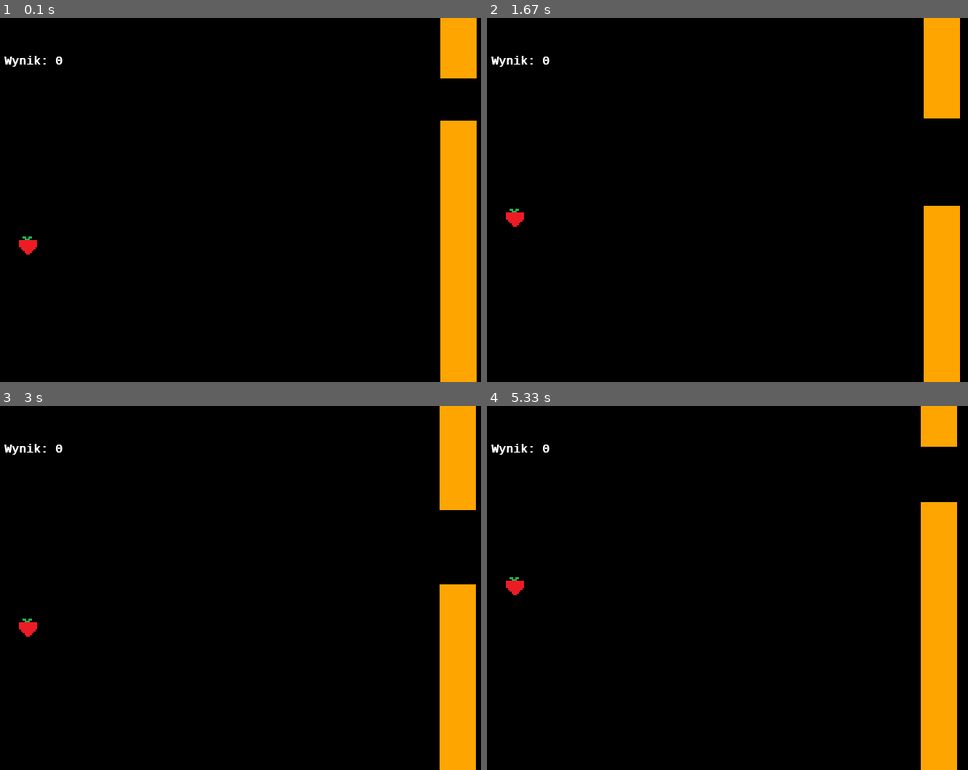
Above: before the commit, frames 1-4 (two rows, left to right).
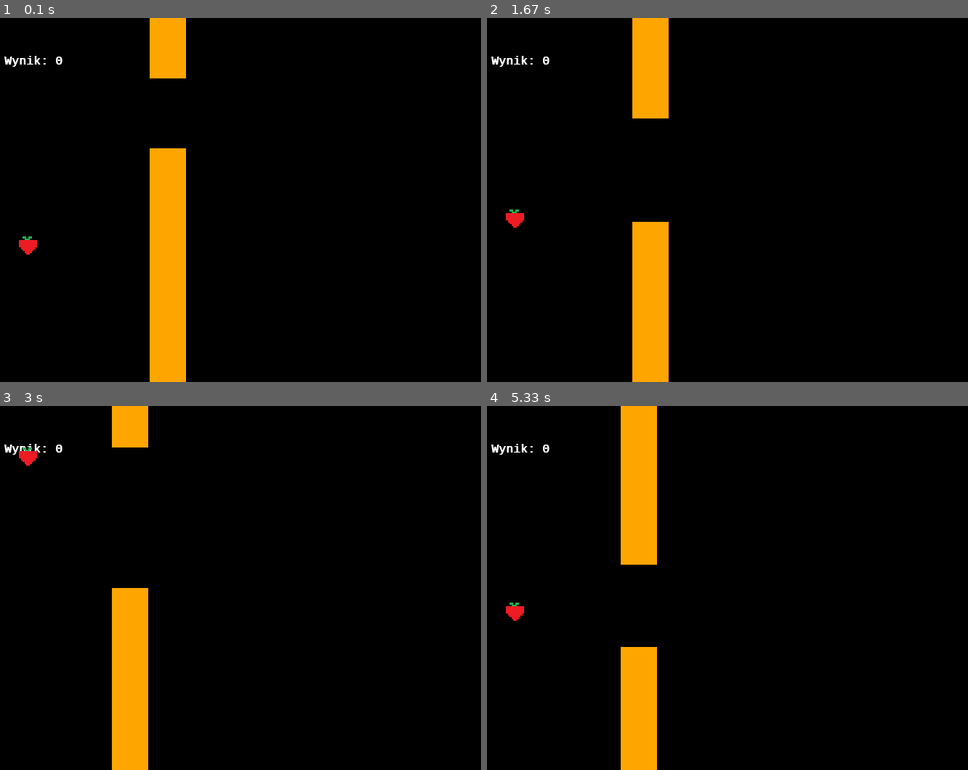
Above: after the commit, the same moments.

Repository: jedrus113/pygame
Game: pygame game, started from main.py
Same seed, same stepped clock (60 frames per second), same inputs: the game is played once before the commit and once after it.
Inputs:
- Up to frame 1 (0.1 s): no input
- Up to frame 2 (1.67 s): tap Space at 0.33, 0.73, 1.03, 1.23, 1.57 s
- Up to frame 3 (3 s): tap Space at 1.87, 2.07, 2.37, 2.63, 2.97 s
- Up to frame 4 (5.33 s): tap Space at 3.27, 3.4, 3.8, 4.1, 4.47, 4.87, 5.17 s

The runs differ from the first frame. In frame 1, 13% of the frame differs, in the area x 31-100%, y 0-100%; in frame 2, 11%; in frame 3, 11%; in frame 4, 13%.

Commit message:
make config file Class oriented

Diff:
--- a/config.py
+++ b/config.py
@@ -1,15 +1,32 @@
 from pygame import Color
 
-game_title = "Flying strawberry"
-screen_size = (800, 500)
-lock_fps = 60
-background = Color("black")
-pipes_color = Color("Orange")
-font_color = Color("White")
+from graphic.graphic_engine import GraphicEngine
+from logic.logic import GameLogic
 
-gravity_vector = (0, 0.17)
-jump_vector = (0, -8)
-init_pos = (70, 300)
-player_size = (25,25)
-speed = 1
-score = 0
+
+class Window:
+    title = "Flying strawberry"
+    size = (800, 500)
+    lock_fps = 60.0
+
+class World:
+    background = Color("black")
+    gravity_vector = (0, 10.0/Window.lock_fps)  # how hast items (player) accelerating with direction
+    jump_vector = (0, -8)   # its one time boost, no need for div by frames lock
+    score = 0   # init score
+    objects = []    # object in world to take care of each render cycle
+    pause = True    # game start paused
+
+class Pipes:
+    color = Color("Orange") # init colour
+    speed = 1   # init speed, pipes do not accelerate
+
+class Player:
+    init_pos = (70, 300)    # init player pos
+    size = (25,25)   # player model size
+
+class Font:
+    color = Color("White")
+
+logic = GameLogic()
+graphic = GraphicEngine()
--- a/graphic/graphic_engine.py
+++ b/graphic/graphic_engine.py
@@ -1,5 +1,4 @@
 import pygame
-from pygame.locals import Color
 
 import config
 
@@ -11,27 +10,27 @@
 
     def on_init(self):
         pygame.init()
-        config.surface = pygame.display.set_mode(config.screen_size, *self.display_options)
-        pygame.display.set_caption(config.game_title)
+        self.surface = pygame.display.set_mode(config.Window.size, *self.display_options)
+        pygame.display.set_caption(config.Window.title)
         self._running = True
 
     def on_event(self, event):
         if event.type == pygame.QUIT:
             self._running = False
         elif event.type == pygame.KEYDOWN:
-            config.keys.append(event.key)
+            config.logic.keyDown(event.key)
         elif event.type == pygame.VIDEORESIZE:
-            config.screen_size = event.size
-            config.surface = pygame.display.set_mode(config.screen_size, *self.display_options)
+            config.Window.size = event.size
+            self.surface = pygame.display.set_mode(config.Window.size, *self.display_options)
             pygame.display.flip()
 
     def on_render(self):
-        config.surface.fill(config.background)
+        self.surface.fill(config.World.background)
 
-        for thing in config.objects:
+        for thing in config.World.objects:
             thing.draw()
 
-        self.clock.tick(config.lock_fps)
+        self.clock.tick(config.Window.lock_fps)
         pygame.display.flip()
 
     def on_cleanup(self):
@@ -44,7 +43,6 @@
         config.logic.on_init()
 
         while( self._running ):
-            config.keys = []
             for event in pygame.event.get():
                 self.on_event(event)
             config.logic.on_loop()
--- a/graphic/shape.py
+++ b/graphic/shape.py
@@ -31,7 +31,7 @@
         self.width = width
 
     def draw(self):
-        pygame.draw.rect(config.surface, self.color, (self.getPosInt()[0], self.getPosInt()[1], self.size[0], self.size[1]), self.width)
+        pygame.draw.rect(config.graphic.surface, self.color, (self.getPosInt()[0], self.getPosInt()[1], self.size[0], self.size[1]), self.width)
 
 class CircleShape(ShapeBase):
     # size / radius = int
@@ -42,7 +42,7 @@
         self.width = width
 
     def draw(self):
-        pygame.draw.circle(config.surface, self.color, self.getPosInt(), self.size, self.width)
+        pygame.draw.circle(config.graphic.surface, self.color, self.getPosInt(), self.size, self.width)
 
 class TextShape(ShapeBase):
     def __init__(self, pos, text):
@@ -52,8 +52,8 @@
         self.text = text
 
     def draw(self):
-        scoretext = self.myfont.render(self.text, 1, config.font_color)
-        config.surface.blit(scoretext, self.getPos())
+        scoretext = self.myfont.render(self.text, 1, config.Font.color)
+        config.graphic.surface.blit(scoretext, self.getPos())
 
 class ImageShape(ShapeBase):
     cashe = {}
@@ -77,7 +77,7 @@
 
 
     def draw(self):
-        config.surface.blit(pygame.transform.scale(self.image_surface, self.size), self.getPosInt())
+        config.graphic.surface.blit(pygame.transform.scale(self.image_surface, self.size), self.getPosInt())
 
     def reset(self):
         self.image_surface = False
--- a/logic/logic.py
+++ b/logic/logic.py
@@ -4,31 +4,39 @@
 
 
 class GameLogic:
+    def __init__(self):
+        self.keys = []
+
     def on_init(self):
-        config.pause = True
-        config.objects = []
-        self.scoreShape = TextShape((50,50), "Wynik: " + str(config.score))
+        config.World.objects = []
+        self.scoreShape = TextShape((50,50), "Wynik: " + str(config.World.score))
         Thing(self.scoreShape)
-        self.strawberry = Thing(ImageShape('graphic/pics/food.bmp', config.init_pos, config.player_size))
-        size = randint(50, 200)
-        height = randint(0, config.screen_size[1] - 200)
+        self.strawberry = Thing(ImageShape('graphic/pics/food.bmp', config.Player.init_pos, config.Player.size))
+
+        # test pipes setup
+        size = randint(90, 200)
+        height = randint(0, config.Window.size[1] - 200)
         self.pipe = Pipe(height, size)
 
+    def keyDown(self, key):
+        self.keys.append(key)
+
     def on_loop(self):
-        if config.pause and pygame.K_SPACE in config.keys:
-            config.pause = False
+        if config.World.pause and pygame.K_SPACE in self.keys:
+            config.World.pause = False
 
-        if not config.pause:
-            if pygame.K_SPACE in config.keys:
-                self.strawberry.addVector(config.jump_vector)
-            self.strawberry.addVector((config.gravity_vector[0], config.gravity_vector[1]))
+        if not config.World.pause:
+            if pygame.K_SPACE in self.keys:
+                self.strawberry.addVector(config.World.jump_vector)
+            self.strawberry.addVector(config.World.gravity_vector)
             self.strawberry.on_loop()
             self.pipe.on_loop()
 
-
-            if self.strawberry.getPos()[1] + config.player_size[1] > config.screen_size[1] or self.strawberry.getPos()[1] < 0 or ((self.strawberry.getPos()[0]+config.player_size[0]-10 > self.pipe.getPos()[0] and self.strawberry.getPos()[0]-40 < self.pipe.getPos()[0]) and (self.strawberry.getPos()[1]+10 < self.pipe.height or self.strawberry.getPos()[1]+config.player_size[1]-10 > self.pipe.height + self.pipe.size)):
-                config.score = 0
+            # end level condition
+            if self.strawberry.getPos()[1] + config.Player.size[1] > config.Window.size[1] or self.strawberry.getPos()[1] < 0 or ((self.strawberry.getPos()[0]+config.Player.size[0]-10 > self.pipe.getPos()[0] and self.strawberry.getPos()[0]-40 < self.pipe.getPos()[0]) and (self.strawberry.getPos()[1]+10 < self.pipe.height or self.strawberry.getPos()[1]+config.Player.size[1]-10 > self.pipe.height + self.pipe.size)):
+                config.World.score = 0
                 self.on_init()
             elif self.pipe.getPos()[0] < 0:
-                config.score += 1
+                config.World.score += 1
                 self.on_init()
+        self.keys = []
--- a/logic/logic_object.py
+++ b/logic/logic_object.py
@@ -5,7 +5,7 @@
     def __init__(self, shape):
         self.shape = shape
         self.vector = [0.0,0.0]
-        config.objects.append(self)
+        config.World.objects.append(self)
 
     def addVector(self, vector):
         self.vector[0] += vector[0]
@@ -27,7 +27,7 @@
     def __init__(self, height, size = 100):
         self.height = height
         self.size = size
-        self.up = RectShape(config.pipes_color, (650,0), (50,height))
-        self.down = RectShape(config.pipes_color, (650,height+size), (50,config.screen_size[1]))
+        self.up = RectShape(config.Pipes.color, (250,0), (50,height))
+        self.down = RectShape(config.Pipes.color, (250,height+size), (50,config.Window.size[1]))
         super(Pipe, self).__init__(Shape(self.down, self.up))
-        self.vector = [-config.speed, 0]
+        self.vector = [-config.Pipes.speed, 0]
--- a/main.py
+++ b/main.py
@@ -1,7 +1,3 @@
 import config
-from logic.logic import GameLogic
-from graphic.graphic_engine import GraphicEngine
 
-config.logic = GameLogic()
-config.graphic_engine = GraphicEngine()
-config.graphic_engine.run()
+config.graphic.run()
